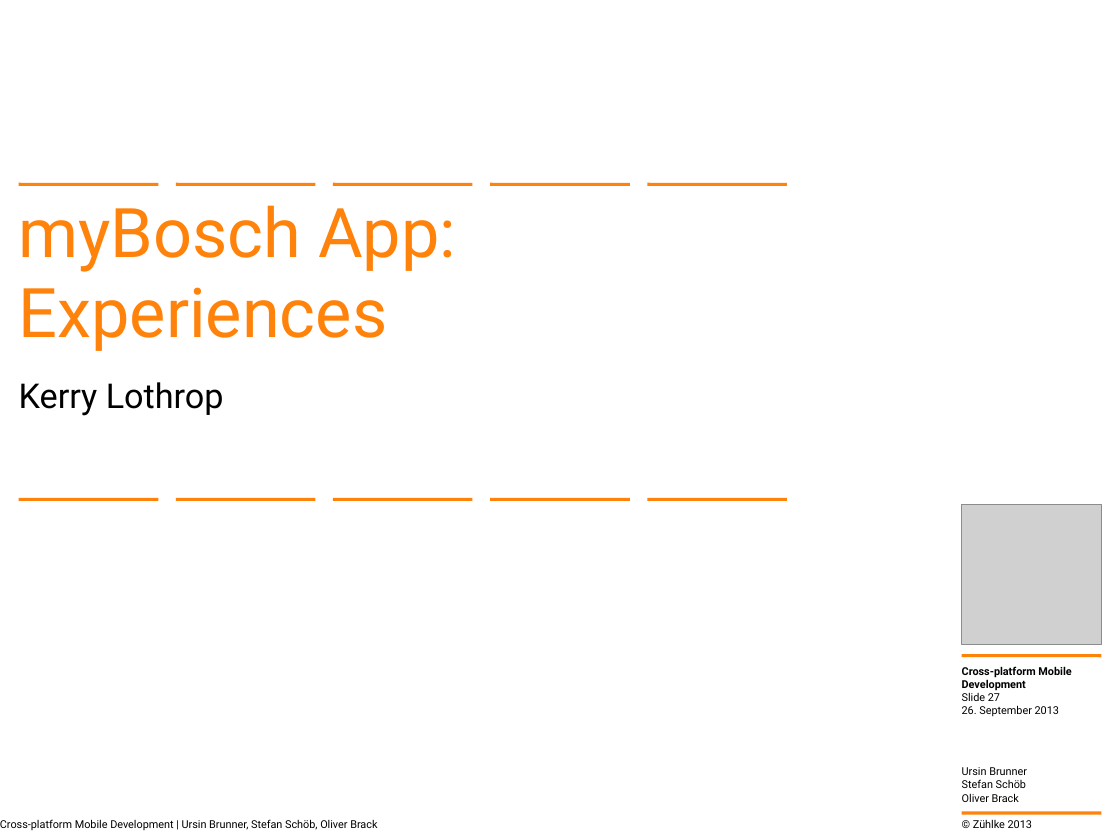
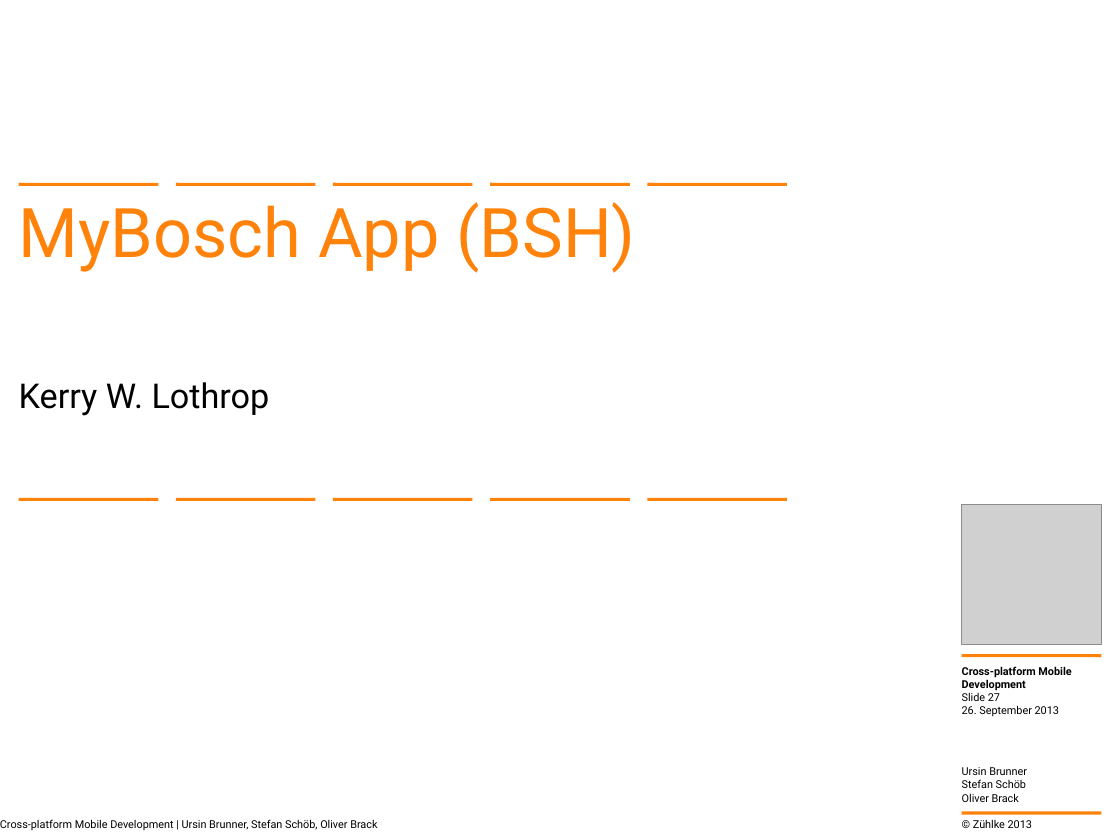
Before and after one commit to brunnurs/zxm, a slide deck: slide 27 of docs/13-09-26 Cross-platform mobile development with C#.pptx. Drawn at 1120x840 pixels with LibreOffice and Linux fonts; fonts in the diff are those of the drawing; grey boxes stand for pictures; background and template pictures are left out. Boxes give left, top, right and bottom in pixels: in the first picture for what was removed or moved away, otherwise in the second. Text is boxed around its words. In the diff, an @@ line names an element or a change of style, - is before the commit and + after.

Commit message:
Slide update kwl

```diff
--- a/docs/13-09-26 Cross-platform mobile development with C#.pptx
+++ b/docs/13-09-26 Cross-platform mobile development with C#.pptx
@@ title at <box>19,202,636,273</box>: text changed @@
-myBosch App: Experiences
+MyBosch App (BSH)
@@ text at <box>19,382,270,416</box>: text changed @@
-Kerry Lothrop
+Kerry W. Lothrop
```
Also in this commit, not shown: 1 other slide changed.
